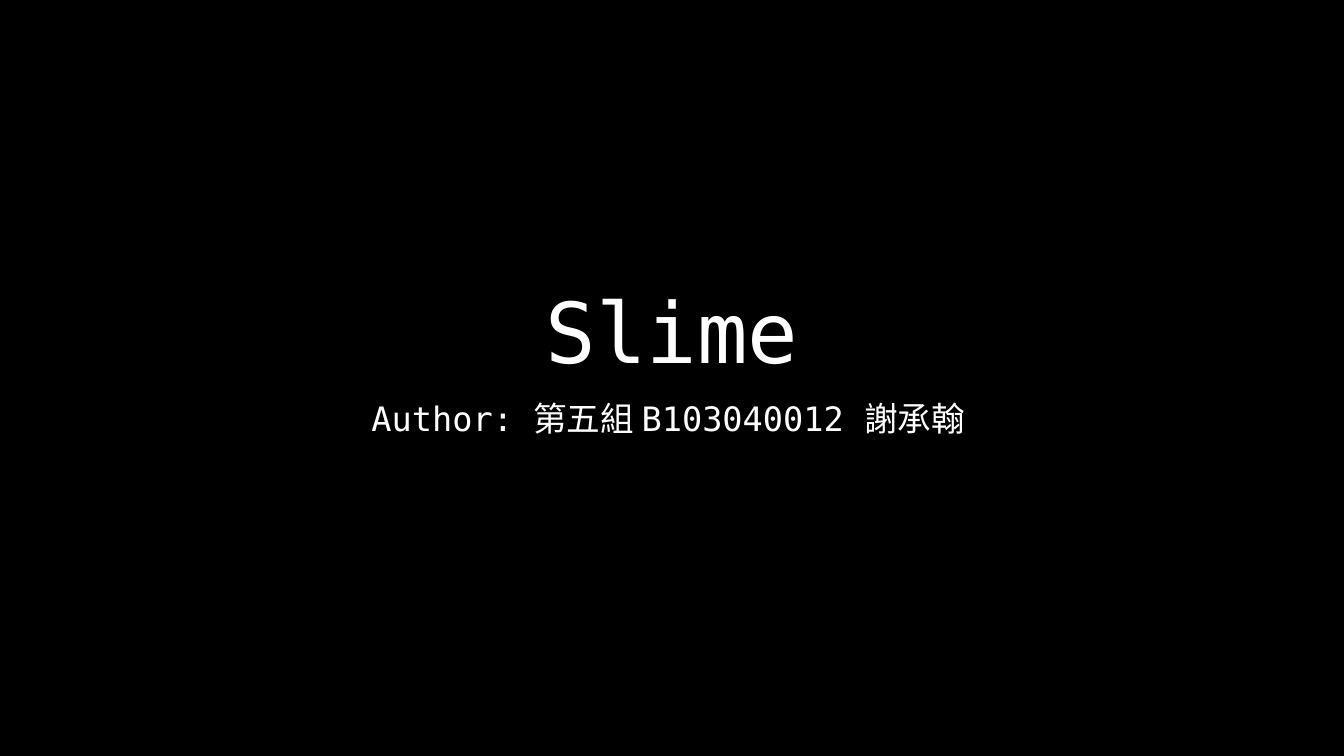
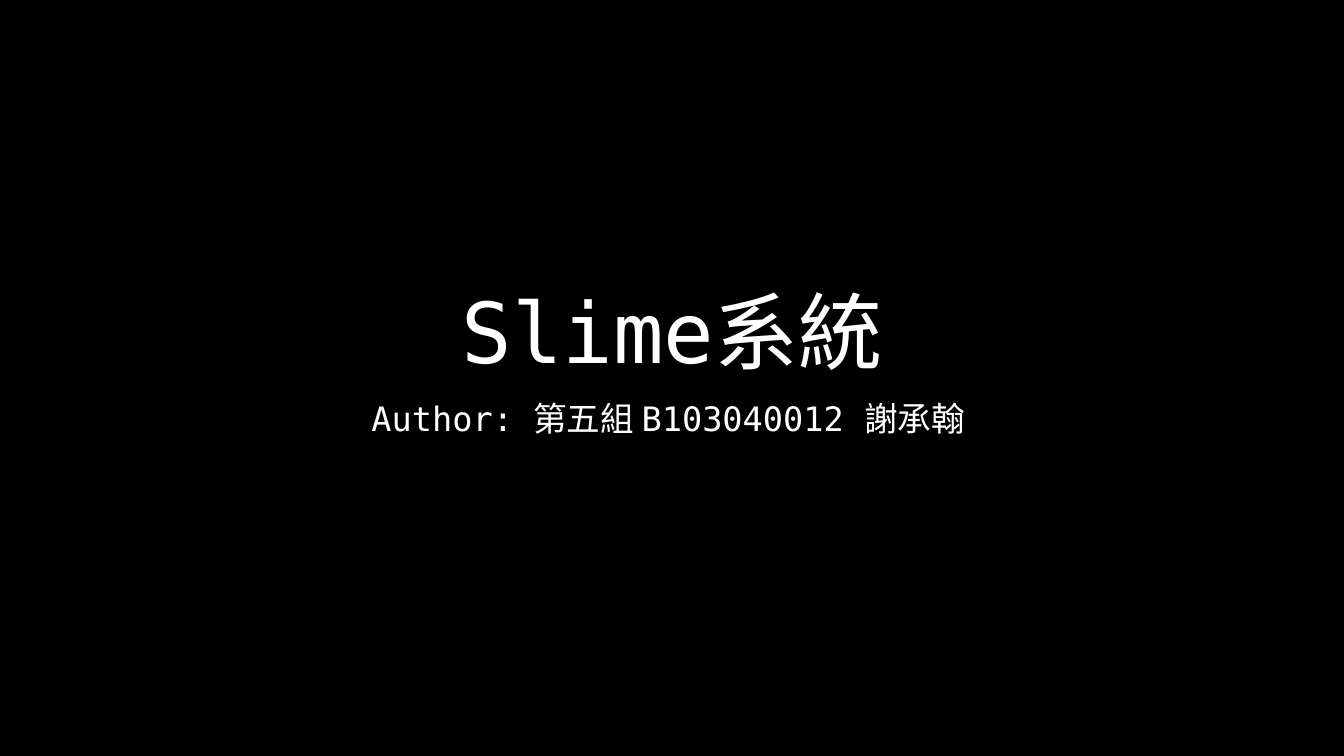
Before and after one commit to OEmiliatanO/CSE_intro_to_AI, a slide deck: slide 1 of 人工智慧導論期末報告 B103040012 謝承翰.pptx. Drawn at 1344x756 pixels with LibreOffice and Linux fonts; fonts in the diff are those of the drawing. Boxes give left, top, right and bottom in pixels: in the first picture for what was removed or moved away, otherwise in the second. Text is boxed around its words. In the diff, an @@ line names an element or a change of style, - is before the commit and + after.

```diff
--- a/人工智慧導論期末報告 B103040012 謝承翰.pptx
+++ b/人工智慧導論期末報告 B103040012 謝承翰.pptx
@@ title at [462, 295, 883, 370]: text changed @@
-Slime
+Slime系統
```
Also in this commit, not shown: 1 other file.
